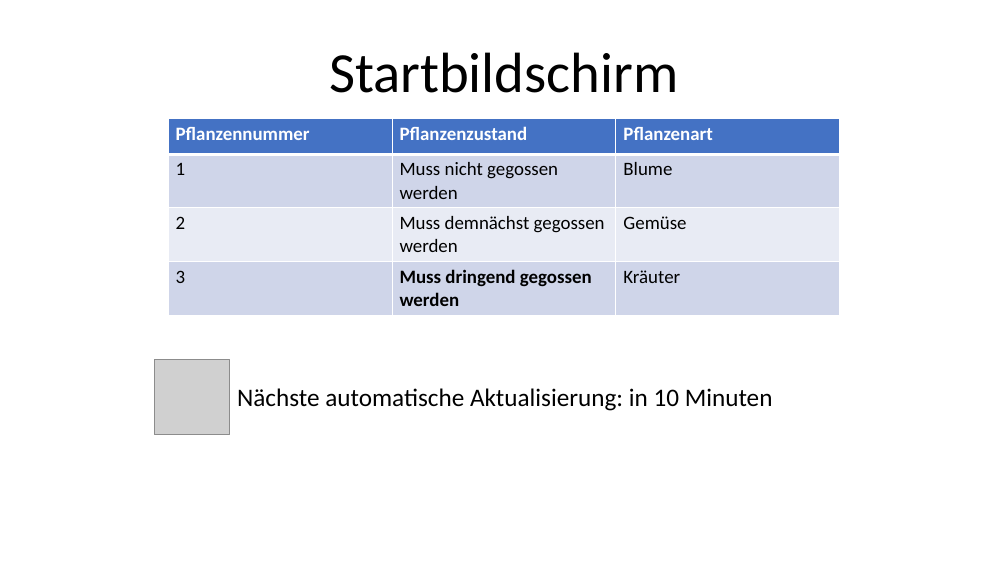
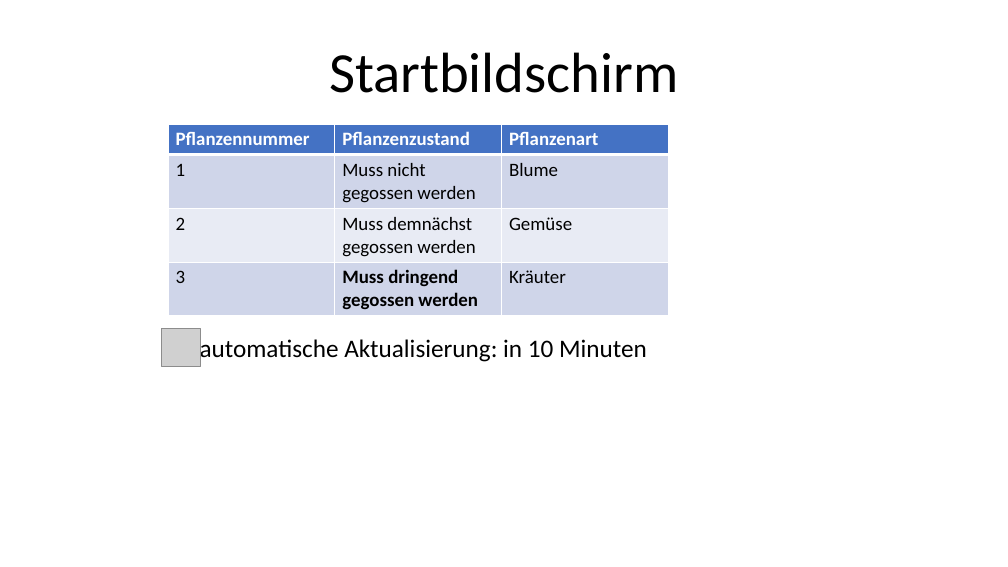
Before and after one commit to Kennjy/Abgaben-MCI, a slide deck: slide 1 of Blatt 6/High_Fidelity.pptx. Drawn at 1008x567 pixels with LibreOffice and Linux fonts; fonts in the diff are those of the drawing; grey boxes stand for pictures. Boxes give left, top, right and bottom in pixels: in the first picture for what was removed or moved away, otherwise in the second. Text is boxed around its words. In the diff, an @@ line names an element or a change of style, - is before the commit and + after.

```diff
--- a/Blatt 6/High_Fidelity.pptx
+++ b/Blatt 6/High_Fidelity.pptx
@@ table: place and size @@
-table at box(168, 119, 839, 313)
+table at box(168, 124, 669, 314)
@@ picture: place and size @@
-picture at box(154, 359, 230, 435)
+picture at box(162, 328, 200, 366)
@@ text at box(200, 336, 647, 363): text changed @@
-Nächste automatische Aktualisierung: in 10 Minuten
+automatische Aktualisierung: in 10 Minuten
```
Also in this commit, not shown: 9 other slides changed.
